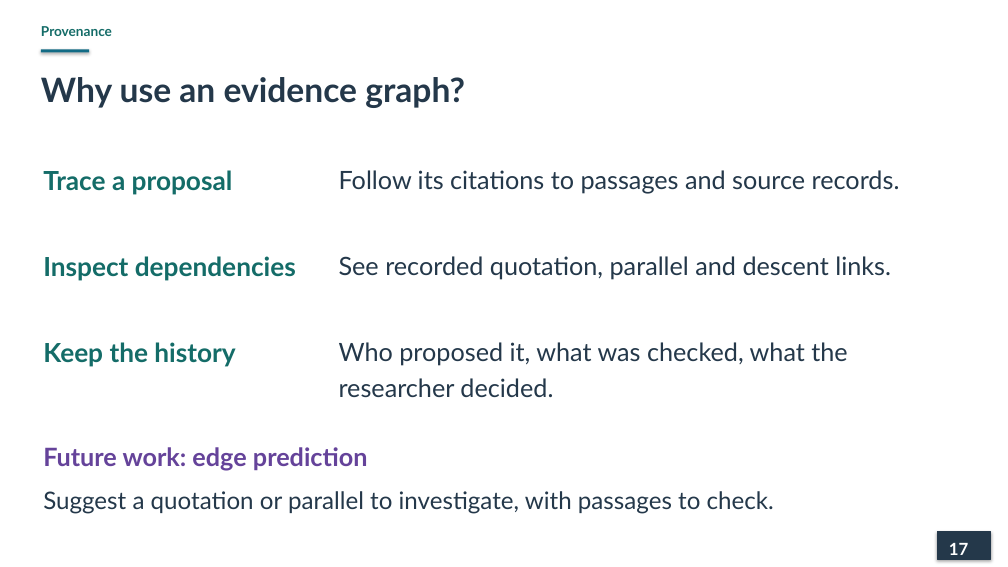
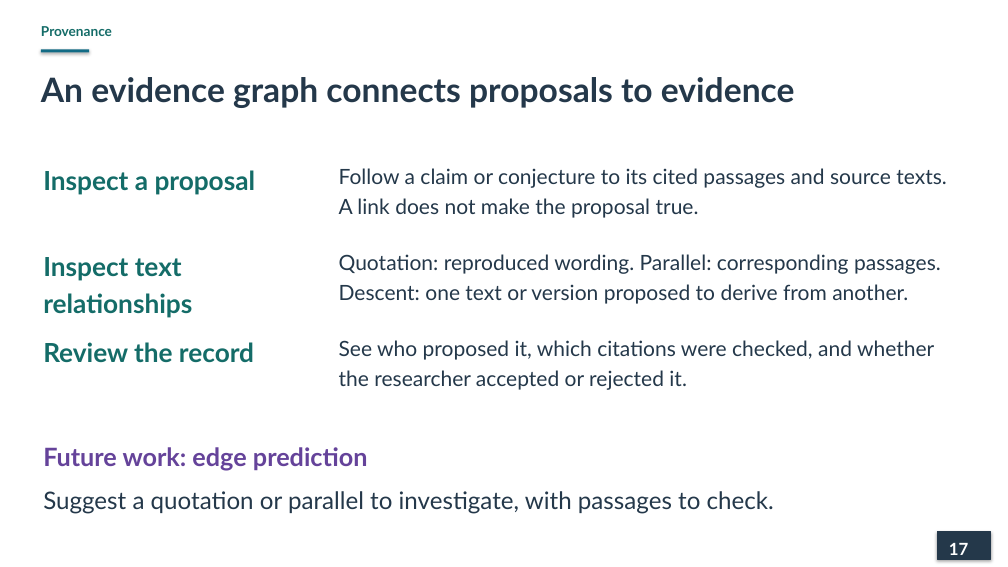
Before and after one commit to lopentu/cohort, a slide deck: slide 17 of docs/presentation/cohort-pnc-2026-main.pptx. Drawn at 1008x567 pixels with LibreOffice and Linux fonts; fonts in the diff are those of the drawing. Boxes give left, top, right and bottom in pixels: in the first picture for what was removed or moved away, otherwise in the second. Text is boxed around its words. In the diff, an @@ line names an element or a change of style, - is before the commit and + after.

Commit message:
Explain evidence graph records and textual relationships in slides

```diff
--- a/docs/presentation/cohort-pnc-2026-main.pptx
+++ b/docs/presentation/cohort-pnc-2026-main.pptx
@@ text at box(41, 77, 795, 108): text changed @@
-Why use an evidence graph?
+An evidence graph connects proposals to evidence
@@ text at box(43, 170, 256, 195): text changed @@
-Trace a proposal
+Inspect a proposal
@@ text at box(339, 168, 947, 218): text changed; size 24 to 20 pt @@
-Follow its citations to passages and source records.
+Follow a claim or conjecture to its cited passages and source texts. A link does not make the proposal true.
@@ text at box(43, 257, 192, 318): text changed @@
-Inspect dependencies
+Inspect text relationships
@@ text at box(339, 254, 941, 304): text changed; size 24 to 20 pt @@
-See recorded quotation, parallel and descent links.
+Quotation: reproduced wording. Parallel: corresponding passages. Descent: one text or version proposed to derive from another.
@@ text at box(43, 342, 254, 363): text changed @@
-Keep the history
+Review the record
@@ text at box(339, 340, 934, 390): text changed; size 24 to 20 pt @@
-Who proposed it, what was checked, what the researcher decided.
+See who proposed it, which citations were checked, and whether the researcher accepted or rejected it.
```
Also in this commit, not shown: 7 other slides changed.
